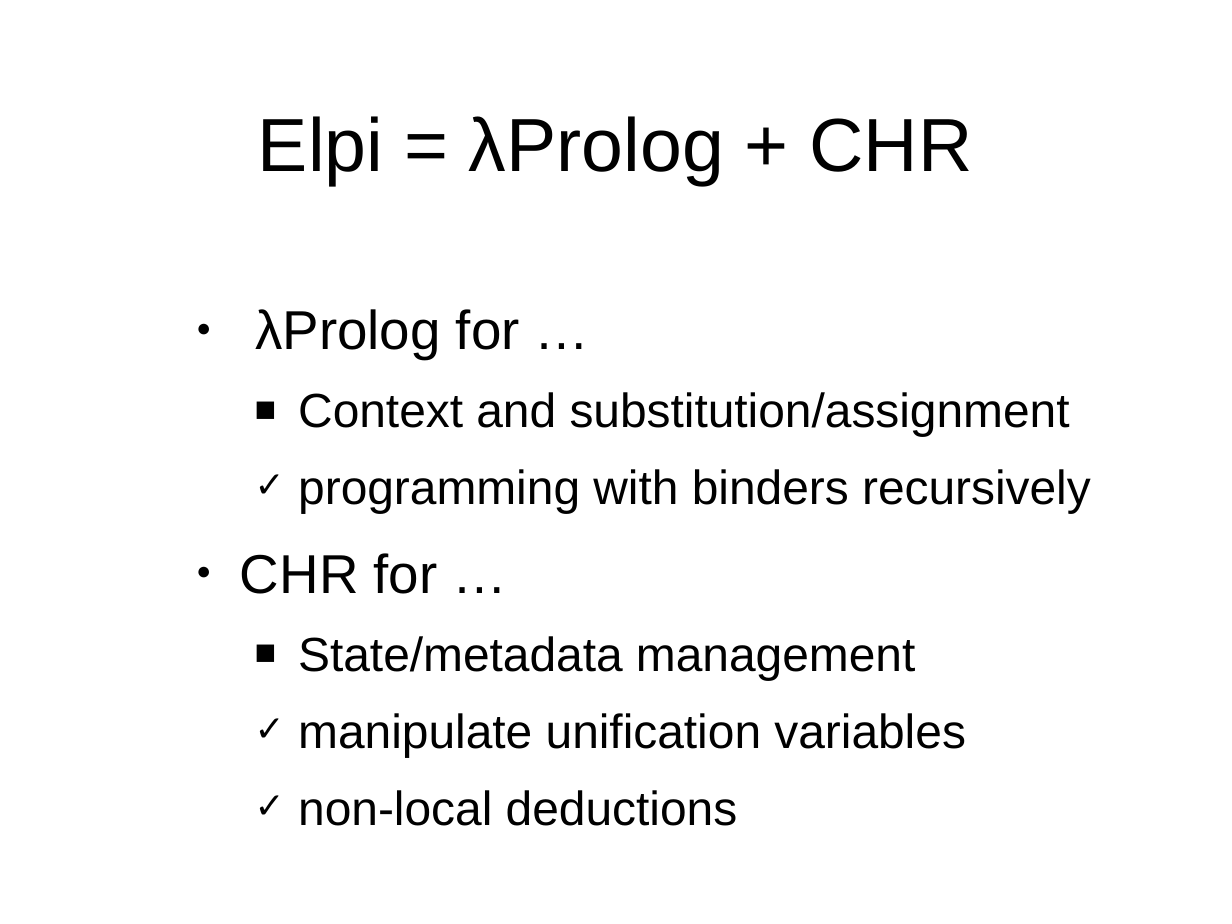
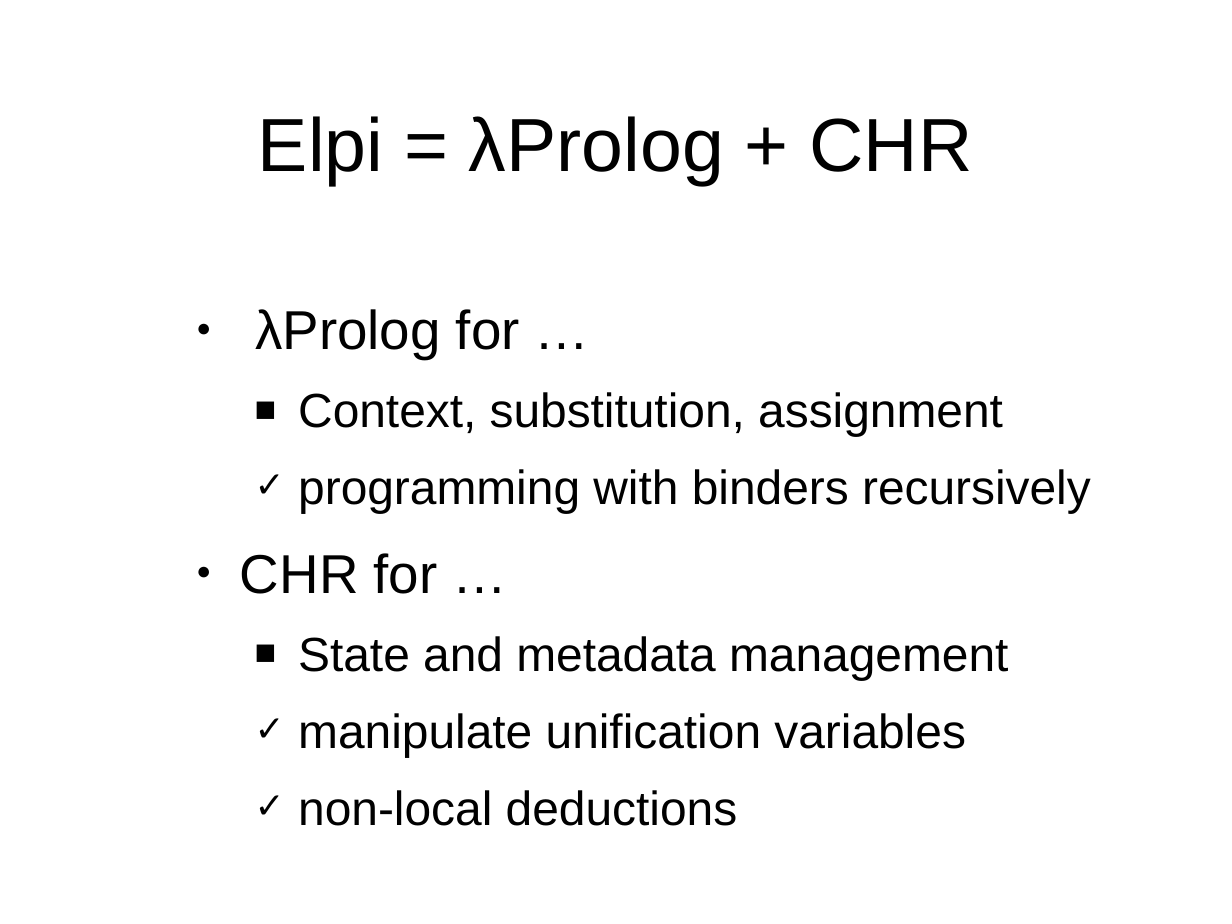
Before and after one commit to gares/demo-nantes-20-12-2023, a slide deck: slide 7 of slides.odp. Drawn at 1232x924 pixels with LibreOffice and Linux fonts; fonts in the diff are those of the drawing; background and template pictures are left out. Boxes give left, top, right and bottom in pixels: in the first picture for what was removed or moved away, otherwise in the second. Text is boxed around its words. In the diff, an @@ line names an element or a change of style, - is before the commit and + after.

```diff
--- a/slides.odp
+++ b/slides.odp
@@ text at [298,392,1003,436]: text changed @@
-  ■ Context and substitution/assignment
+  ■ Context, substitution, assignment
@@ text at [298,636,1008,680]: text changed @@
-  ■ State/metadata management
+  ■ State and metadata management
```
Also in this commit, not shown: 4 other slides changed, 4 other files.
